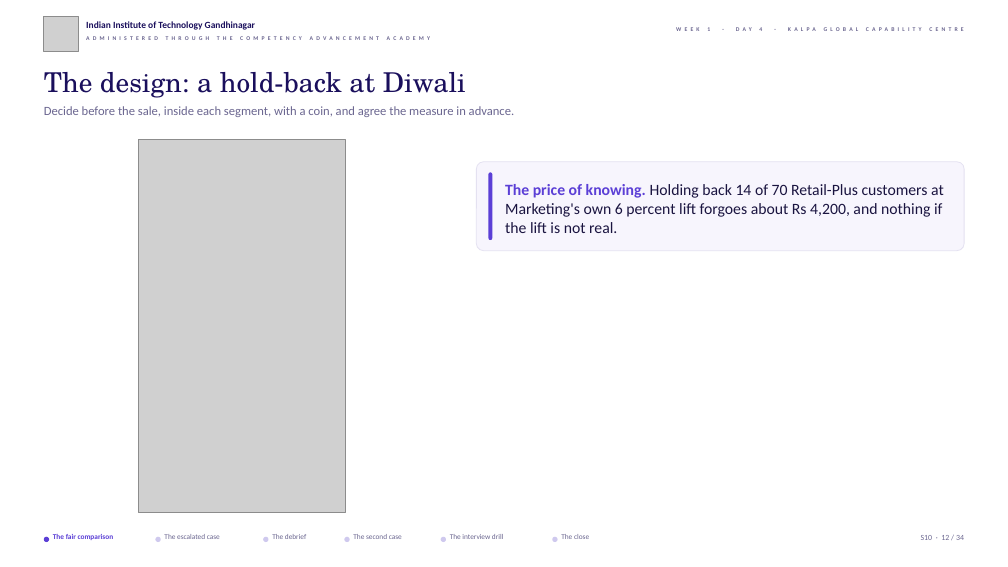
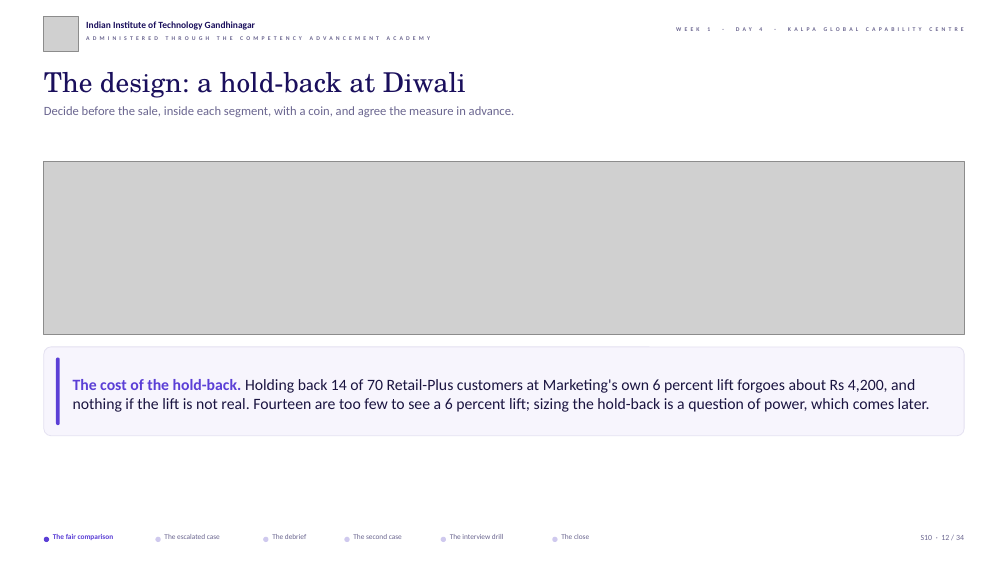
Before and after one commit to fde-academy-lab/c2-content-factory, a slide deck: slide 12 of content/W01/D4/slides/C2_W01_D04_half2_STUDENT.pptx. Drawn at 1008x567 pixels with LibreOffice and Linux fonts; fonts in the diff are those of the drawing; grey boxes stand for pictures; background and template pictures are left out. Boxes give left, top, right and bottom in pixels: in the first picture for what was removed or moved away, otherwise in the second. Text is boxed around its words. In the diff, an @@ line names an element or a change of style, - is before the commit and + after.

```diff
--- a/content/W01/D4/slides/C2_W01_D04_half2_STUDENT.pptx
+++ b/content/W01/D4/slides/C2_W01_D04_half2_STUDENT.pptx
@@ picture removed at (x1=138, y1=139, x2=345, y2=513) @@
@@ picture added at (x1=44, y1=162, x2=964, y2=335) @@
@@ rounded rectangle resized from (x1=476, y1=162, x2=964, y2=251) to (x1=44, y1=347, x2=964, y2=436) @@
@@ rounded rectangle moved from (x1=488, y1=172, x2=492, y2=240) to (x1=56, y1=358, x2=60, y2=426) @@
@@ text at (x1=73, y1=379, x2=930, y2=412): text changed @@
-The price of knowing. Holding back 14 of 70 Retail-Plus customers at Marketing's own 6 percent lift forgoes about Rs 4,200, and nothing if the lift is not real.
+The cost of the hold-back. Holding back 14 of 70 Retail-Plus customers at Marketing's own 6 percent lift forgoes about Rs 4,200, and nothing if the lift is not real. Fourteen are too few to see a 6 percent lift; sizing the hold-back is a question of power, which comes later.
```
Also in this commit, not shown: 4 other slides changed, 15 other files.
